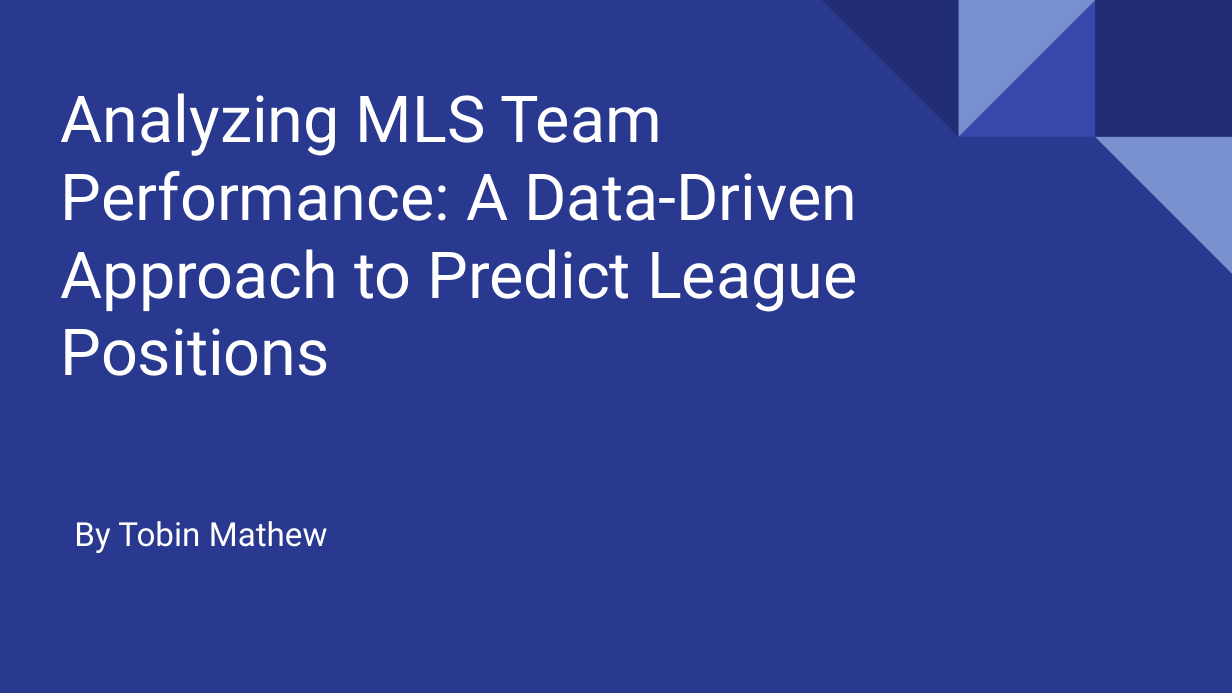
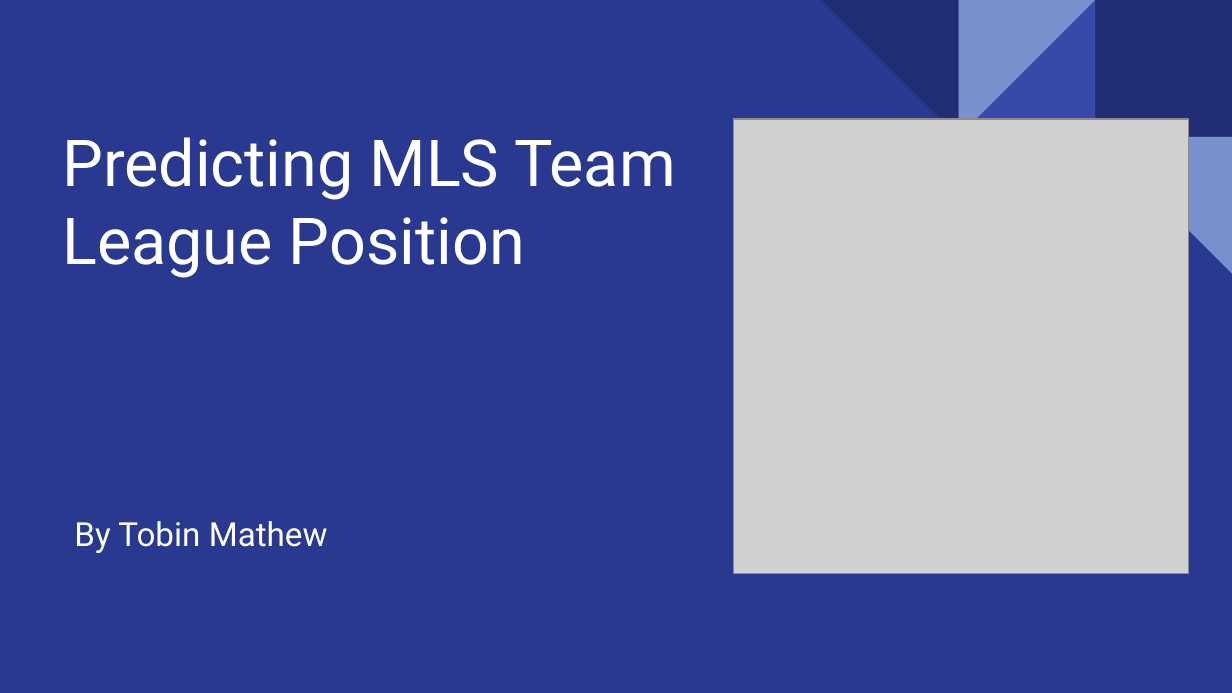
Before and after one commit to Tobin786/Major-league-Soccer-Analytics, a slide deck: slide 1 of MLS.pptx. Drawn at 1232x693 pixels with LibreOffice and Linux fonts; fonts in the diff are those of the drawing; grey boxes stand for pictures. Boxes give left, top, right and bottom in pixels: in the first picture for what was removed or moved away, otherwise in the second. Text is boxed around its words. In the diff, an @@ line names an element or a change of style, - is before the commit and + after.

```diff
--- a/MLS.pptx
+++ b/MLS.pptx
@@ title at [62,137,676,278]: text changed @@
-Analyzing MLS Team Performance: A Data-Driven Approach to Predict League Positions
+Predicting MLS Team League Position
@@ picture added at [734,120,1189,574] @@
```
Also in this commit, not shown: 5 other slides changed, 2 slides added, 1 other file.
